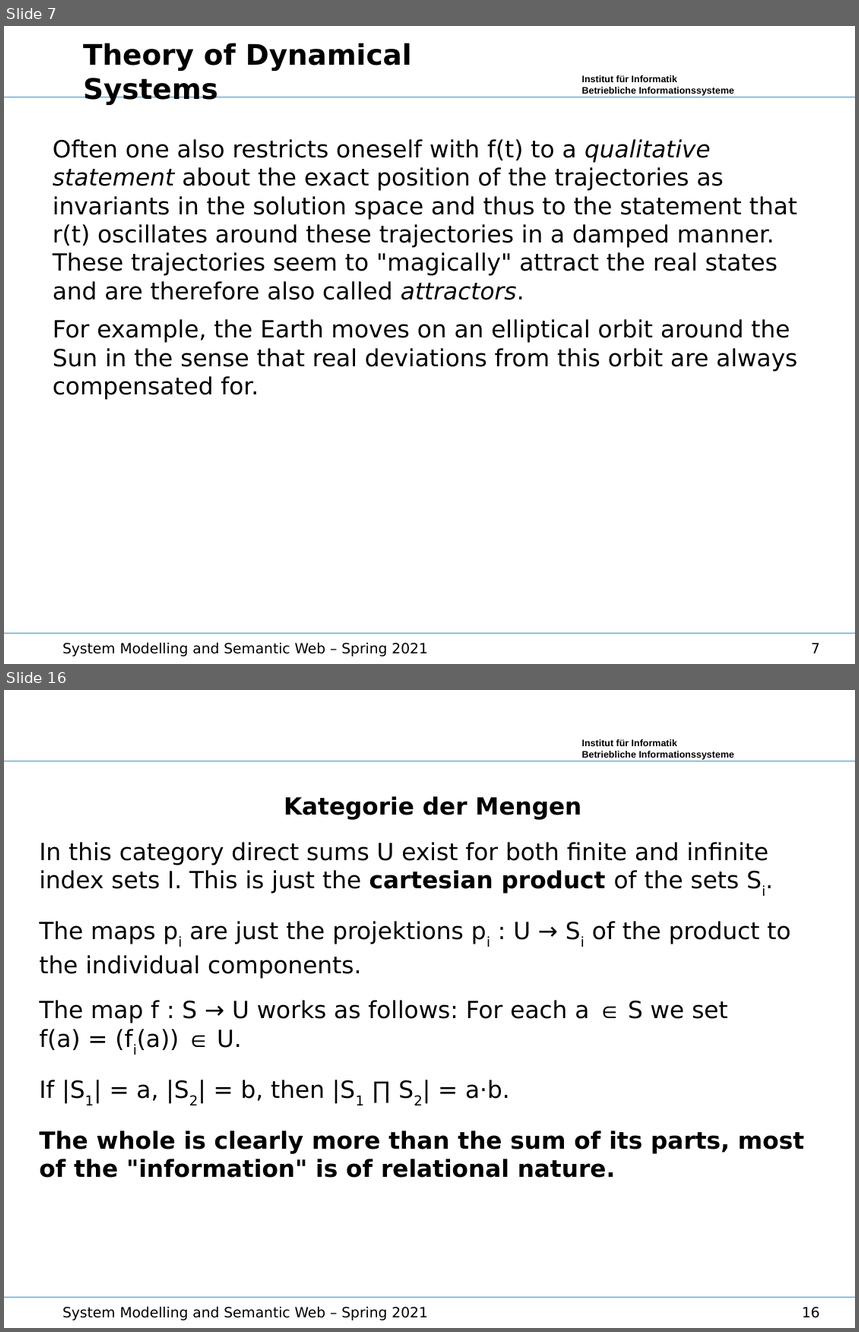
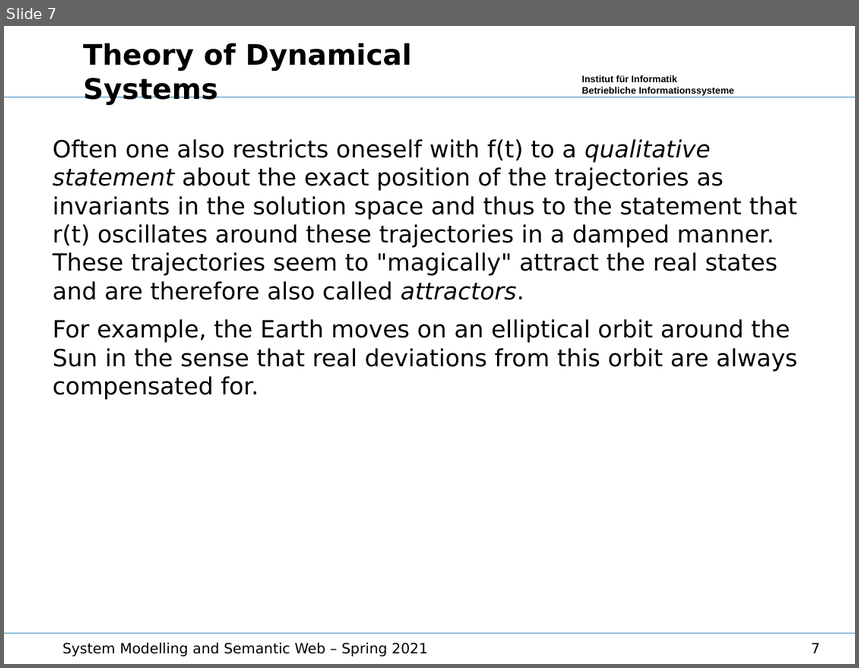
Before and after one commit to wumm-project/Leipzig-Seminar, a slide deck: Summerterm-2021/Lecture/SystemDevelopment.odp. Shown one above the other, each under a label of ours: slides 7 and 16 before the commit, slide 7 after it; the slides between them are not shown. The pictures are 859x1332 and 859x668 pixels, drawn with LibreOffice and Linux fonts; fonts in the diff are those of the drawing; background and template pictures are left out. Boxes give left, top, right and bottom in pixels: in the first picture for what was removed or moved away, otherwise in the second. Text is boxed around its words. In the diff, an @@ line names an element or a change of style, - is before the commit and + after.

```diff
--- a/Summerterm-2021/Lecture/SystemDevelopment.odp
+++ b/Summerterm-2021/Lecture/SystemDevelopment.odp
@@ slide 16 removed at box(4, 690, 855, 1328), background #FFFFFF; not listed: 3 template elements that a slide beside it also shows @@
@@ text removed at box(39, 796, 804, 1178) @@
-Kategorie der Mengen
-In this category direct sums U exist for both finite and infinite index sets I. This is just the cartesian product of the sets Si.
-The maps pi are just the projektions pi : U → Si of the product to the individual components.
-The map f : S → U works as follows: For each a ∈ S we set
-f(a) = (fi(a)) ∈ U.
-If |S1| = a, |S2| = b, then |S1 ∏ S2| = a·b.
-The whole is clearly more than the sum of its parts, most of the "information" is of relational nature.
@@ text removed at box(63, 1307, 427, 1321) @@
-System Modelling and Semantic Web – Spring 2021
@@ page number removed at box(802, 1307, 820, 1319) @@
-16
```
Also in this commit, not shown: 3 slides changed, 9 other slides removed, 13 other files.
